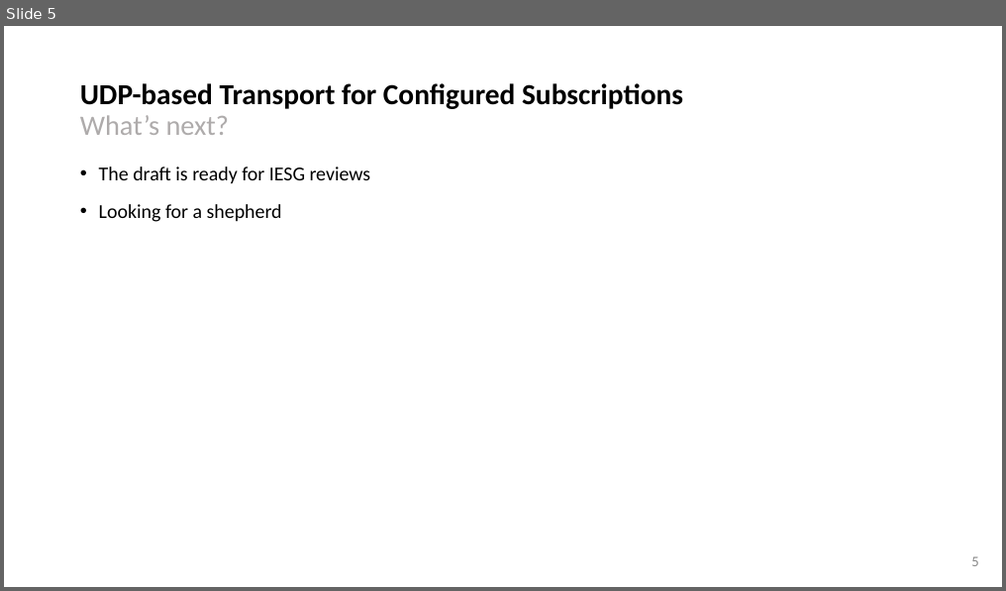
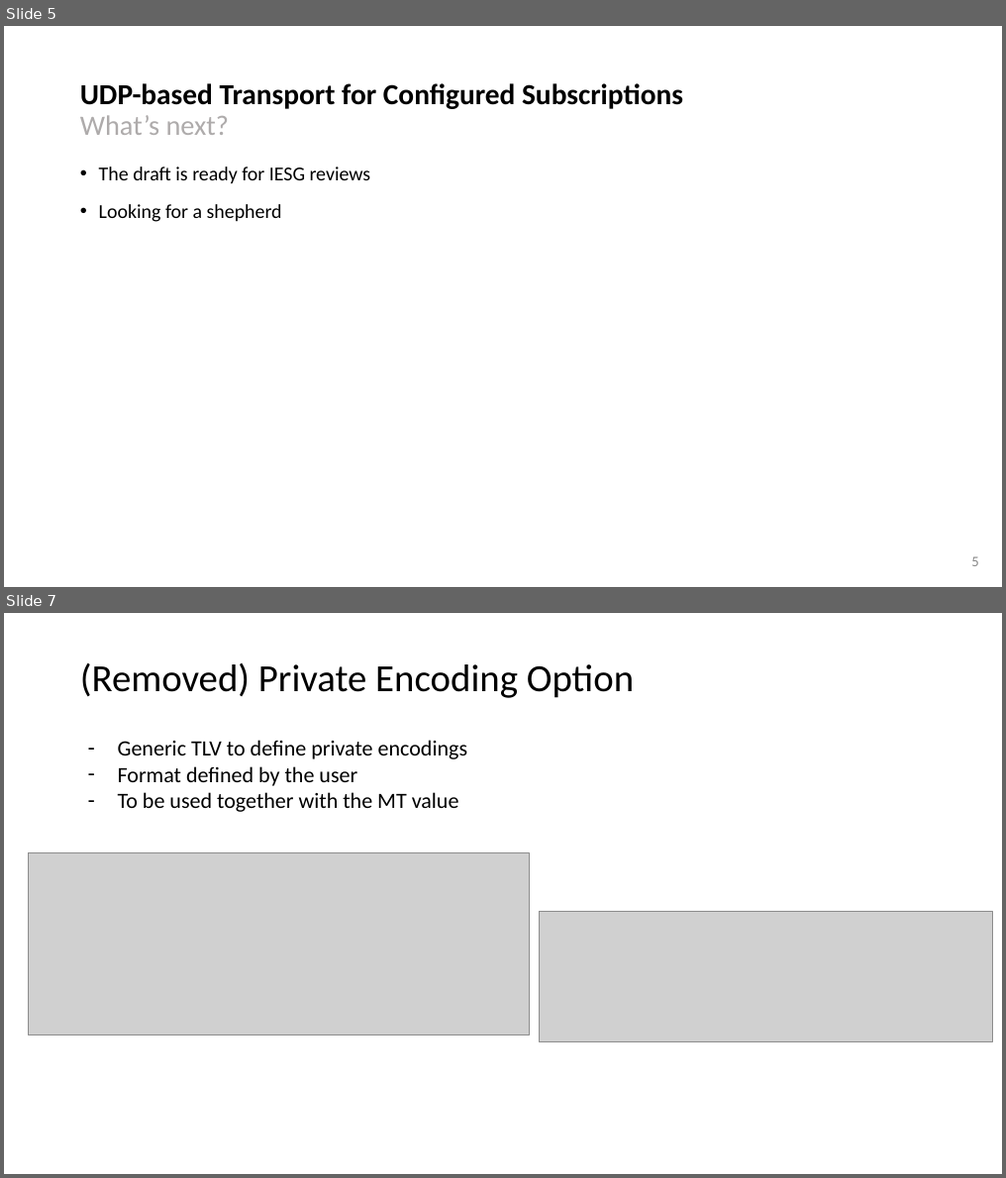
Before and after one commit to network-analytics/ietf-network-analytics-document-status, a slide deck: 122/NETCONF/draft-ietf-netconf-udp-notif-122.pptx. Shown one above the other, each under a label of ours: slide 5 before the commit, slides 5 and 7 after it; the slides between them are not shown. The pictures are 1006x591 and 1006x1178 pixels, drawn with LibreOffice and Linux fonts; fonts in the diff are those of the drawing; grey boxes stand for pictures. Boxes give left, top, right and bottom in pixels: in the first picture for what was removed or moved away, otherwise in the second. Text is boxed around its words. In the diff, an @@ line names an element or a change of style, - is before the commit and + after.

```diff
--- a/122/NETCONF/draft-ietf-netconf-udp-notif-122.pptx
+++ b/122/NETCONF/draft-ietf-netconf-udp-notif-122.pptx
@@ slide 7 added at <box>4,613,1002,1174</box>, background #FFFFFF @@
@@ title added at <box>80,663,634,698</box>, 37 pt, text #000000 @@
+(Removed) Private Encoding Option
@@ text added at <box>118,740,467,812</box>, 21 pt, text #000000 @@
+– Generic TLV to define private encodings
+– Format defined by the user
+– To be used together with the MT value
@@ picture added at <box>29,853,530,1035</box> @@
@@ picture added at <box>540,912,992,1043</box> @@
```
Also in this commit, not shown: 1 other slide added, 1 other file.
